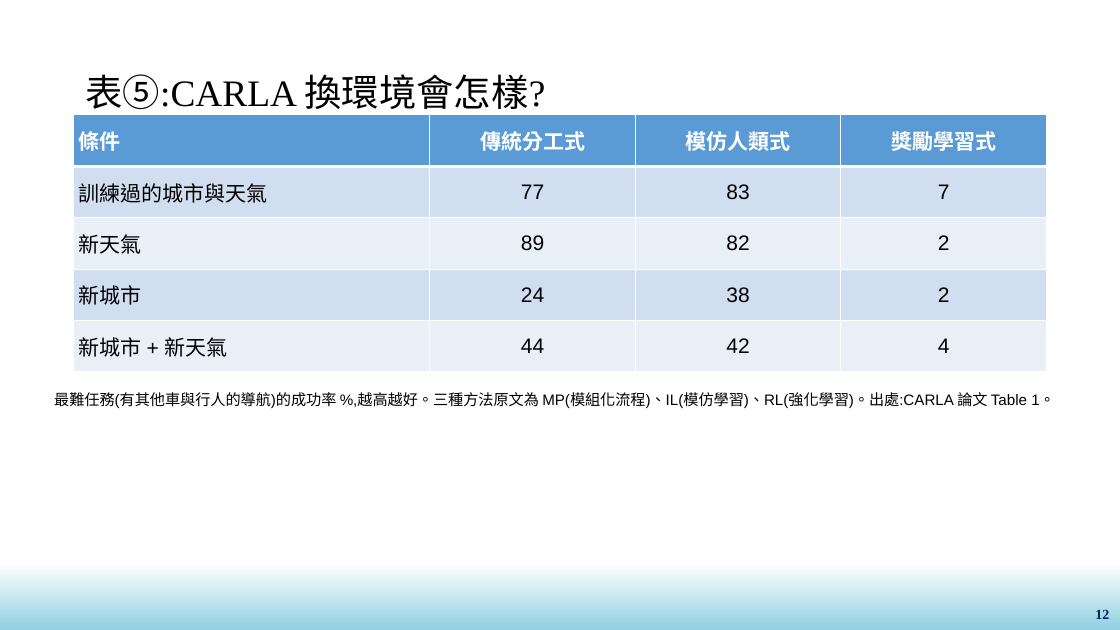
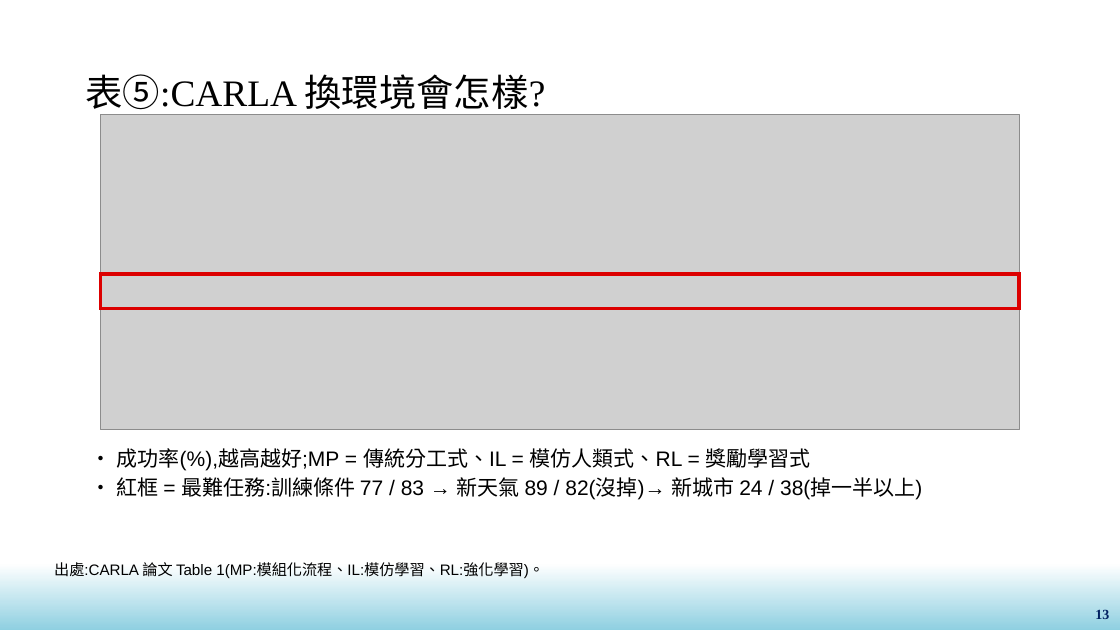
Before and after one commit to yivanee15-ai/taiwan_germany_project, a slide deck: slide 13 of apolloscape_plain.pptx (slide 12 before the commit). Drawn at 1120x630 pixels with LibreOffice and Linux fonts; fonts in the diff are those of the drawing; grey boxes stand for pictures; background and template pictures are left out. Boxes give left, top, right and bottom in pixels: in the first picture for what was removed or moved away, otherwise in the second. Text is boxed around its words. In the diff, an @@ line names an element or a change of style, - is before the commit and + after.

```diff
--- a/apolloscape_plain.pptx
+++ b/apolloscape_plain.pptx
@@ table removed at [73,115,1047,372], 5 rows, 4 columns @@
-條件 | 傳統分工式 | 模仿人類式 | 獎勵學習式
-訓練過的城市與天氣 | 77 | 83 | 7
-新天氣 | 89 | 82 | 2
-新城市 | 24 | 38 | 2
-新城市 + 新天氣 | 44 | 42 | 4
@@ picture added at [101,115,1020,430] @@
@@ rectangle added at [101,274,1020,308], outline #DC0000 3 pt @@
@@ text removed at [54,392,1055,408] @@
-最難任務(有其他車與行人的導航)的成功率 %,越高越好。三種方法原文為 MP(模組化流程)、IL(模仿學習)、RL(強化學習)。出處:CARLA 論文 Table 1。
@@ text added at [117,448,922,500], 18 pt, text #000000 @@
+• 成功率(%),越高越好;MP = 傳統分工式、IL = 模仿人類式、RL = 獎勵學習式
+• 紅框 = 最難任務:訓練條件 77 / 83 → 新天氣 89 / 82(沒掉)→ 新城市 24 / 38(掉一半以上)
@@ text added at [54,562,544,578], 13 pt, text #000000 @@
+出處:CARLA 論文 Table 1(MP:模組化流程、IL:模仿學習、RL:強化學習)。
@@ page number at [1095,610,1109,619]: text changed @@
-12
+13
```
Also in this commit, not shown: 1 other slide changed, 2 slides added, 1 other file.
